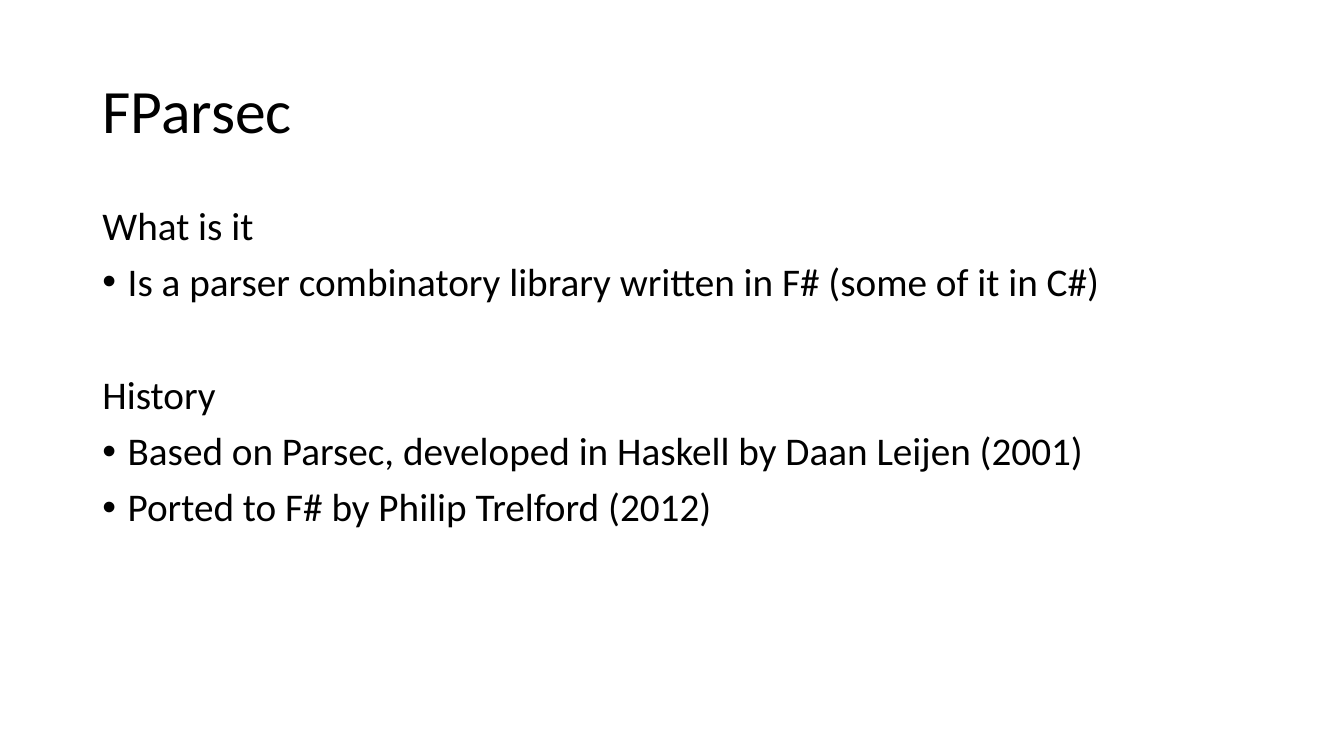
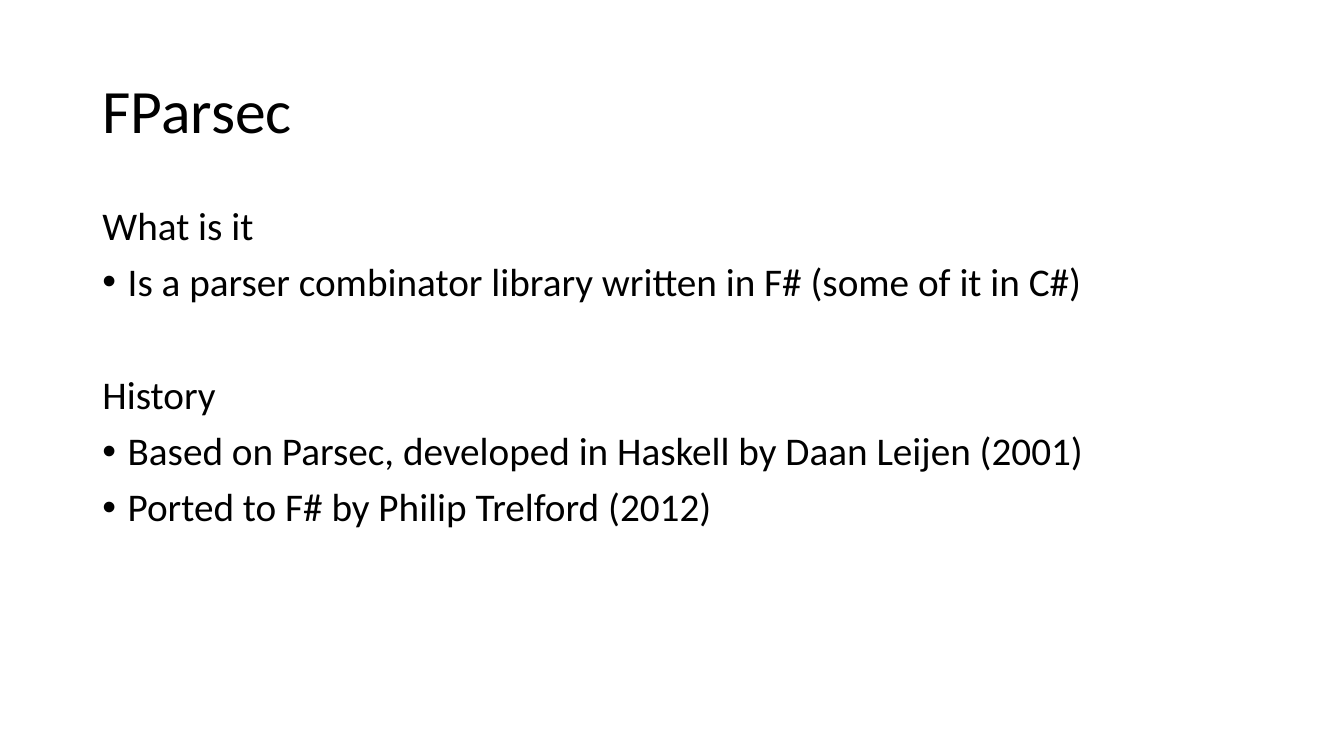
Before and after one commit to atiboros/PracticalFParsec, a slide deck: slide 10 of Slides/Practical FParsec V2.pptx (slide 3 before the commit). Drawn at 1344x756 pixels with LibreOffice and Linux fonts; fonts in the diff are those of the drawing. Boxes give left, top, right and bottom in pixels: in the first picture for what was removed or moved away, otherwise in the second. Text is boxed around its words. In the diff, an @@ line names an element or a change of style, - is before the commit and + after.

```diff
--- a/Slides/Practical FParsec V2.pptx
+++ b/Slides/Practical FParsec V2.pptx
@@ text at bbox=[128, 267, 1081, 303]: text changed @@
-• Is a parser combinatory library written in F# (some of it in C#)
+• Is a parser combinator library written in F# (some of it in C#)
```
Also in this commit, not shown: 2 other slides changed, 8 slides added, 2 slides removed, 2 other files.
